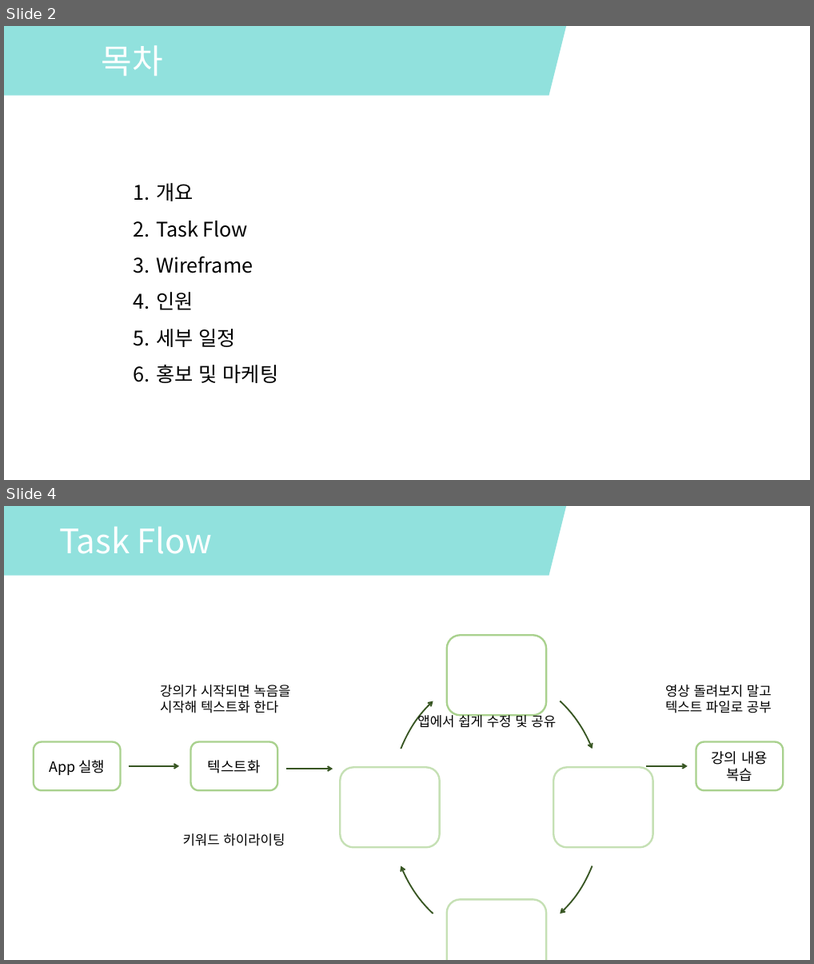
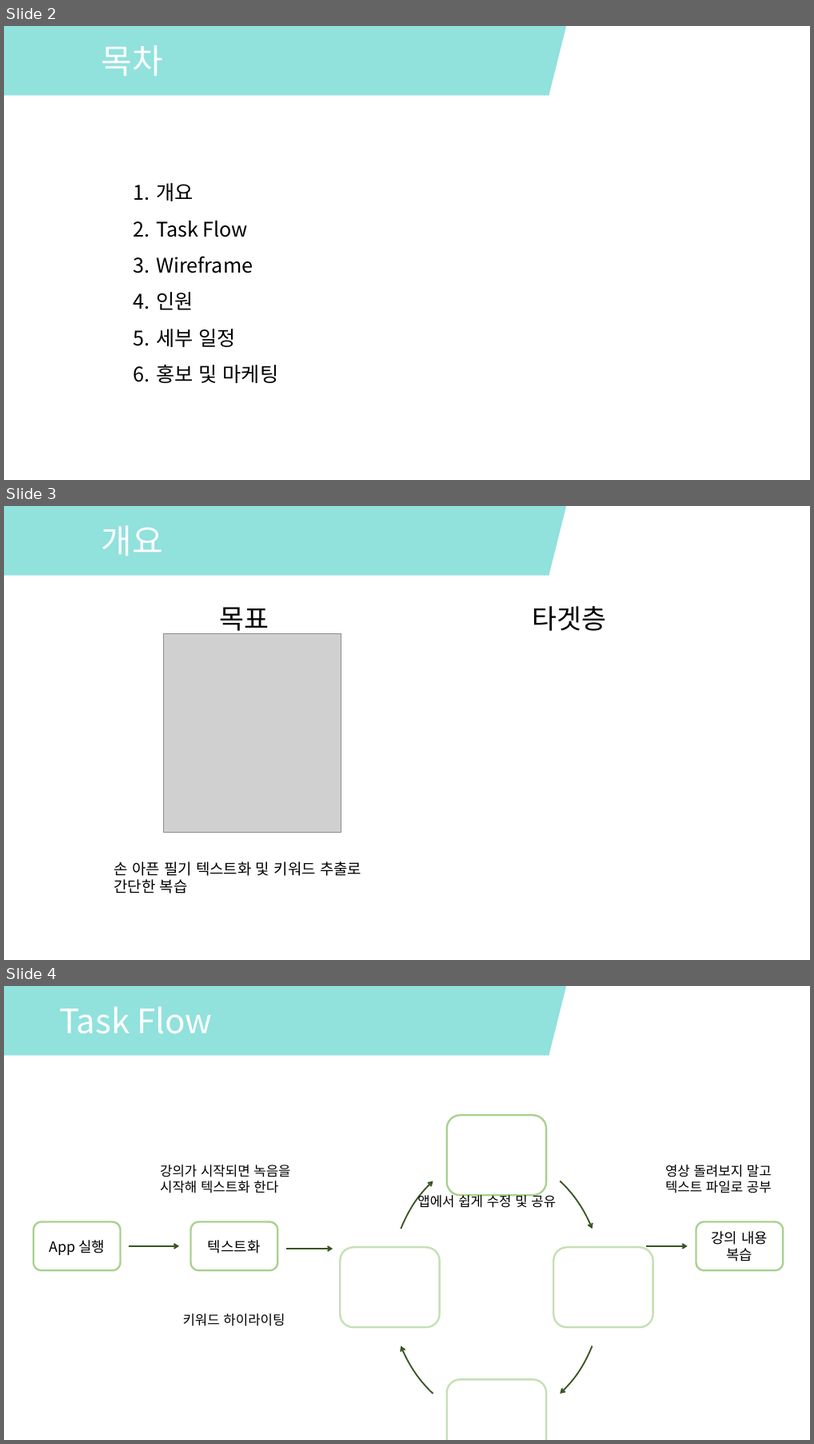
Before and after one commit to kang-seongbeom/Easy-Application, a slide deck: TaskFlow.pptx. Shown one above the other, each under a label of ours: slides 2 and 4 before the commit, slides 2, 3 and 4 after it; the slides between them are not shown. The pictures are 814x964 and 814x1444 pixels, drawn with LibreOffice and Linux fonts; fonts in the diff are those of the drawing; grey boxes stand for pictures. Boxes give left, top, right and bottom in pixels: in the first picture for what was removed or moved away, otherwise in the second. Text is boxed around its words. In the diff, an @@ line names an element or a change of style, - is before the commit and + after.

```diff
--- a/TaskFlow.pptx
+++ b/TaskFlow.pptx
@@ slide 3 added at [4, 506, 810, 960], background #FFFFFF @@
@@ parallelogram added at [4, 506, 566, 575], fill #76DAD5 at 80% opacity @@
@@ text added at [102, 525, 163, 556], 40 pt, text #FFFFFF @@
+개요
@@ text added at [220, 607, 270, 636], 32 pt, text #000000 @@
+목표
@@ text added at [533, 606, 607, 631], 32 pt, text #000000 @@
+타겟층
@@ picture added at [164, 634, 342, 832] @@
@@ text added at [114, 861, 362, 893], 18 pt, text #000000 @@
+손 아픈 필기 텍스트화 및 키워드 추출로 간단한 복습
```
Also in this commit, not shown: 5 slides changed, 1 slide removed, 8 other files.
